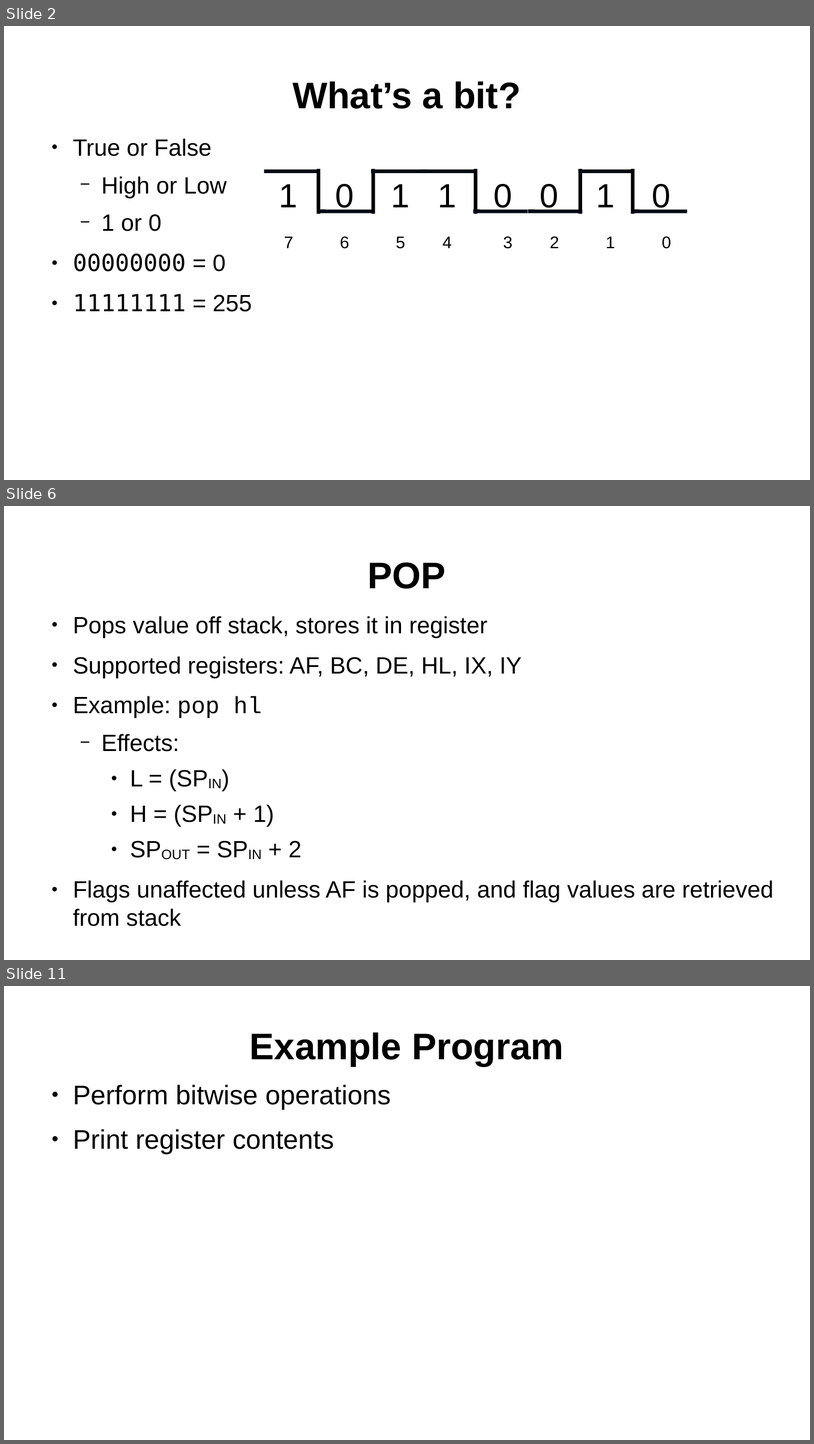
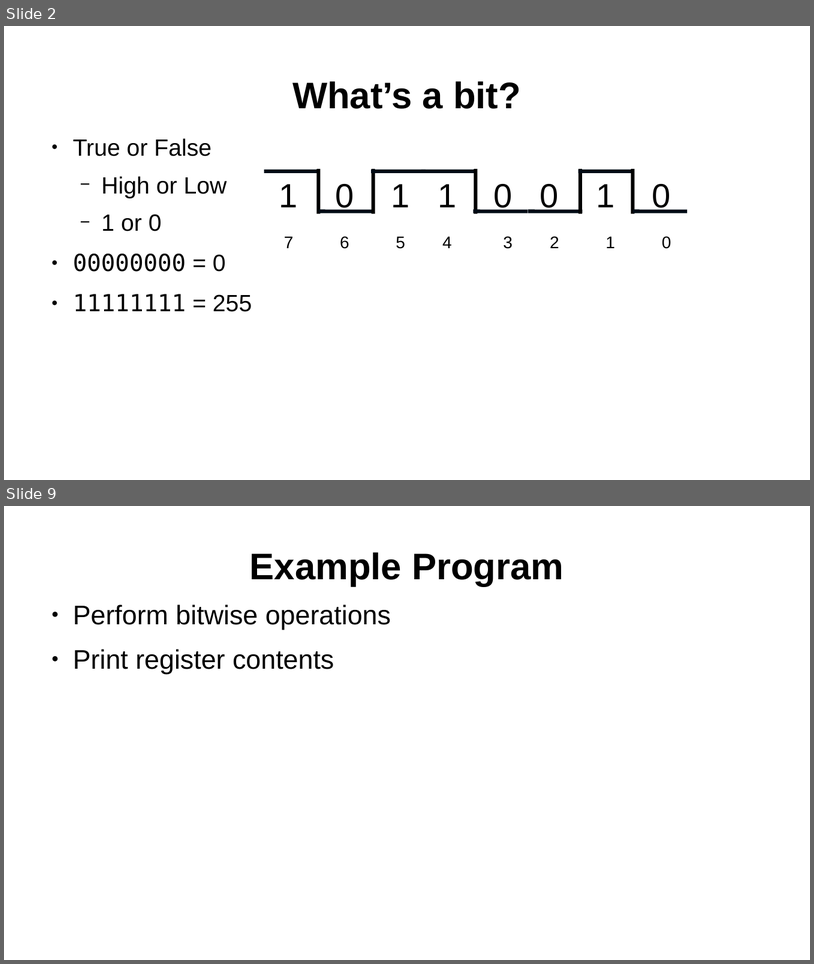
Before and after one commit to SlithyMatt/zxs-assembly-tutorial, a slide deck: Lesson7/Lesson7.odp. Shown one above the other, each under a label of ours: slides 2, 6 and 11 before the commit, slides 2 and 9 after it; the slides between them are not shown. The pictures are 814x1444 and 814x964 pixels, drawn with LibreOffice and Linux fonts; fonts in the diff are those of the drawing. Boxes give left, top, right and bottom in pixels: in the first picture for what was removed or moved away, otherwise in the second. Text is boxed around its words. In the diff, an @@ line names an element or a change of style, - is before the commit and + after.

```diff
--- a/Lesson7/Lesson7.odp
+++ b/Lesson7/Lesson7.odp
@@ slide 6 removed at box(4, 506, 810, 960), background #FFFFFF @@
@@ title removed at box(368, 562, 446, 589) @@
-POP
@@ text removed at box(73, 616, 774, 926) @@
-● Pops value off stack, stores it in register
-● Supported registers: AF, BC, DE, HL, IX, IY
-● Example: pop hl
-  − Effects:
-    ● L = (SPIN)
-    ● H = (SPIN + 1)
-    ● SPOUT = SPIN + 2
-● Flags unaffected unless AF is popped, and flag values are retrieved from stack
@@ what was slide 11 is now slide 9 @@
```
Also in this commit, not shown: 6 slides added, 7 other slides removed.
